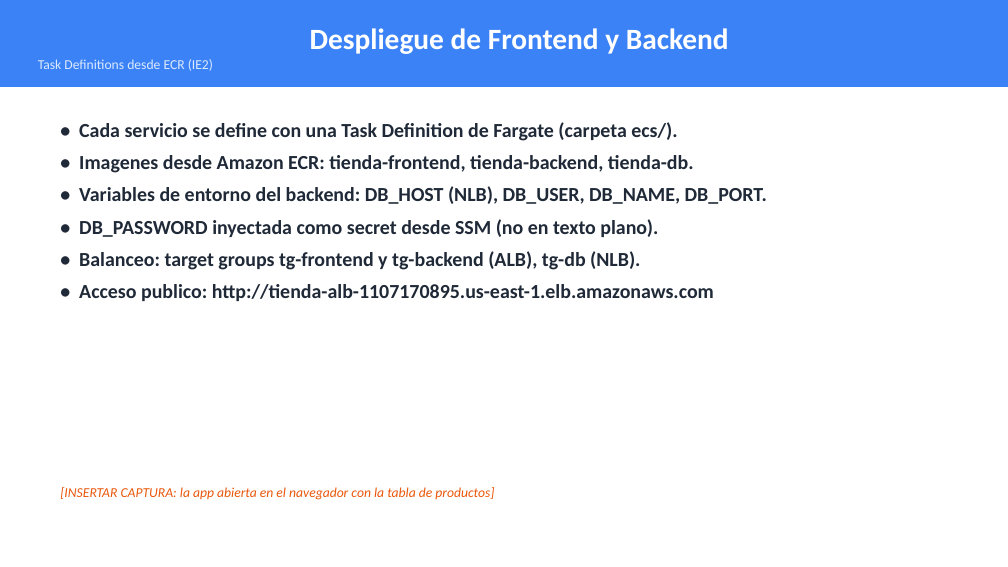
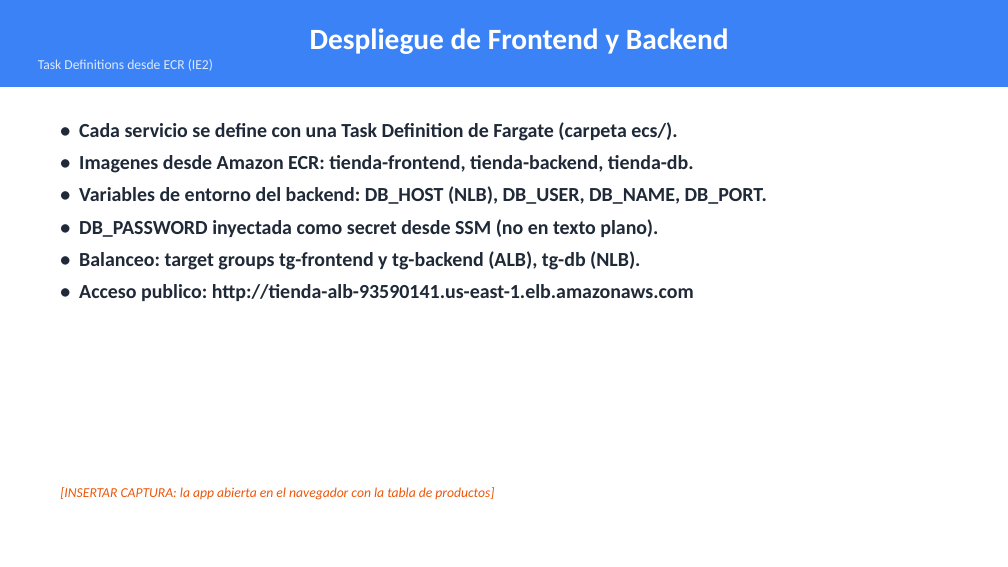
Before and after one commit to jeffplop/tienda-perritos, a slide deck: slide 7 of docs/EP3-Presentacion-Tienda-Perritos.pptx. Drawn at 1008x567 pixels with LibreOffice and Linux fonts; fonts in the diff are those of the drawing. Boxes give left, top, right and bottom in pixels: in the first picture for what was removed or moved away, otherwise in the second. Text is boxed around its words. In the diff, an @@ line names an element or a change of style, - is before the commit and + after.

```diff
--- a/docs/EP3-Presentacion-Tienda-Perritos.pptx
+++ b/docs/EP3-Presentacion-Tienda-Perritos.pptx
@@ text at (79, 284, 694, 301): text changed @@
-• Acceso publico: http://tienda-alb-1107170895.us-east-1.elb.amazonaws.com
+• Acceso publico: http://tienda-alb-93590141.us-east-1.elb.amazonaws.com
```
Also in this commit, not shown: 3 other slides changed, 1 other file.
